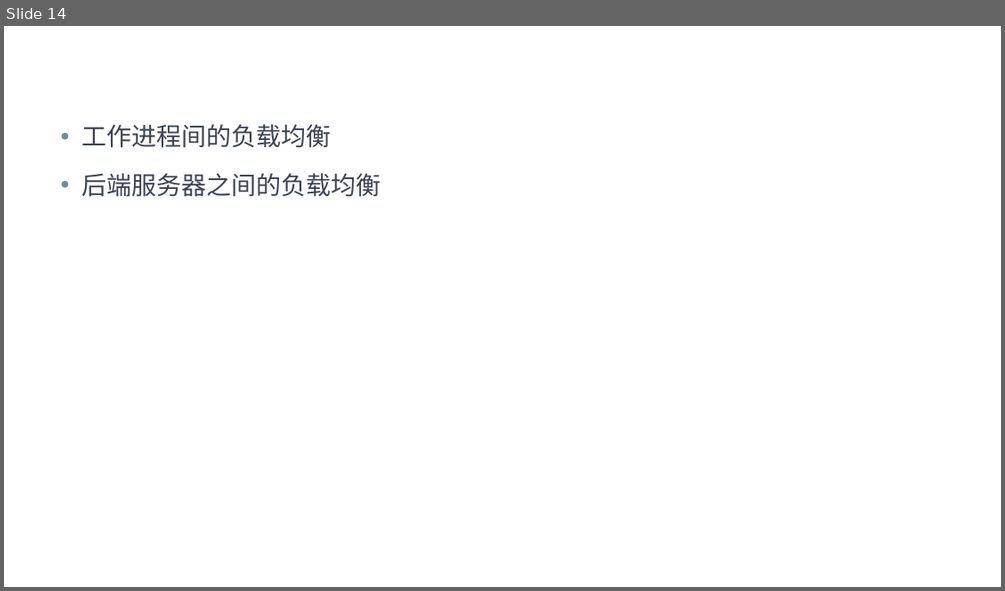
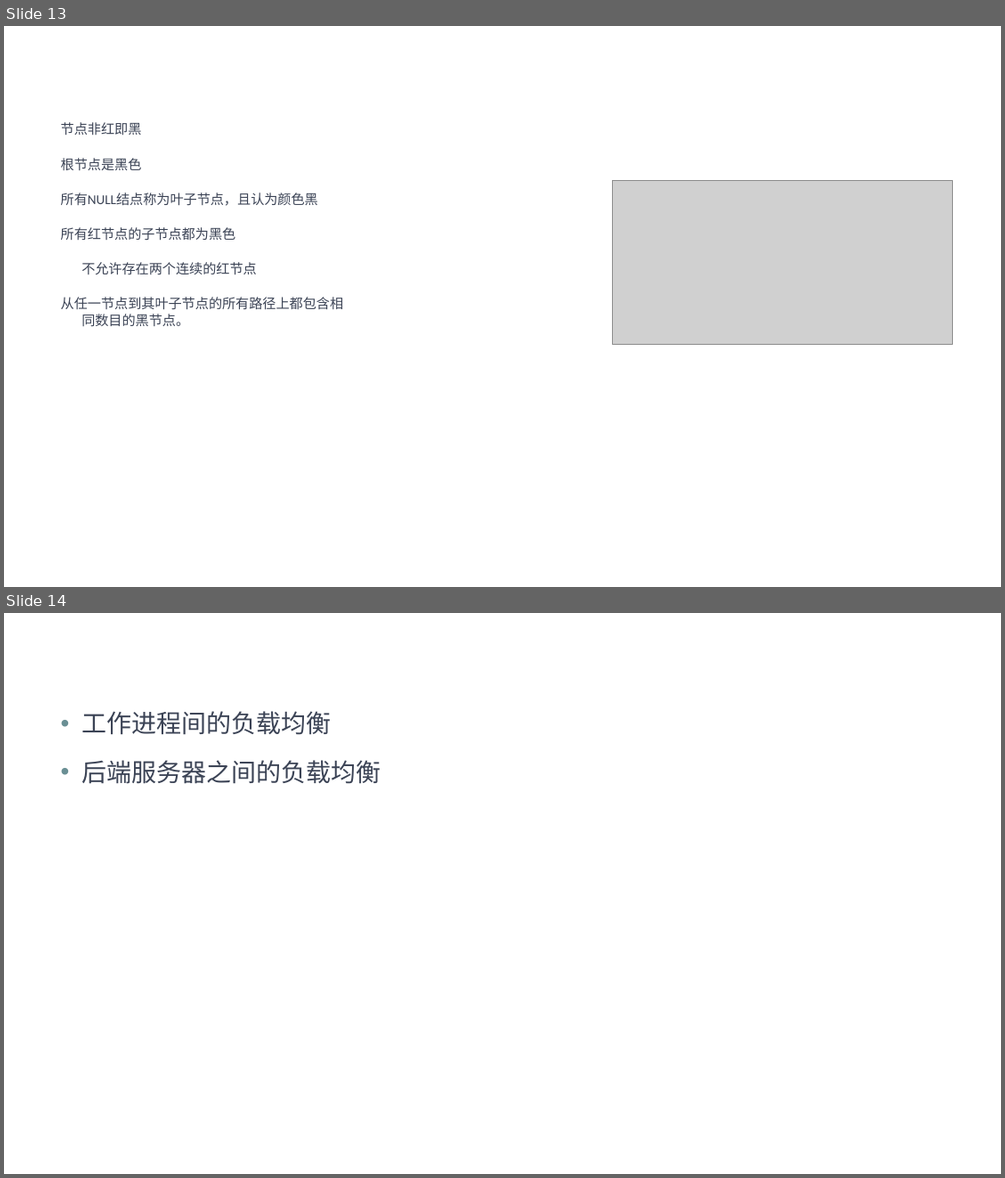
Before and after one commit to sy6765856/ACM, a slide deck: nginx.ppt. Shown one above the other, each under a label of ours: slide 14 before the commit, slides 13 and 14 after it. The pictures are 1005x591 and 1005x1178 pixels, drawn with LibreOffice and Linux fonts; fonts in the diff are those of the drawing; grey boxes stand for pictures; background and template pictures are left out. Boxes give left, top, right and bottom in pixels: in the first picture for what was removed or moved away, otherwise in the second. Text is boxed around its words. In the diff, an @@ line names an element or a change of style, - is before the commit and + after.

```diff
--- a/nginx.ppt
+++ b/nginx.ppt
@@ slide 13 added at [4, 26, 1001, 587], background picture (left out) @@
@@ title added at [55, 42, 952, 101], 24 pt, text #FFFFFF, bold @@
+红黑树
@@ text added at [61, 122, 344, 327], 13 pt, text #3B4355 @@
+节点非红即黑
+根节点是黑色
+所有NULL结点称为叶子节点，且认为颜色黑
+所有红节点的子节点都为黑色
+不允许存在两个连续的红节点
+从任一节点到其叶子节点的所有路径上都包含相同数目的黑节点。
@@ picture added at [612, 181, 952, 345] @@
```
Also in this commit, not shown: 2 slides changed, 1 slide removed.
